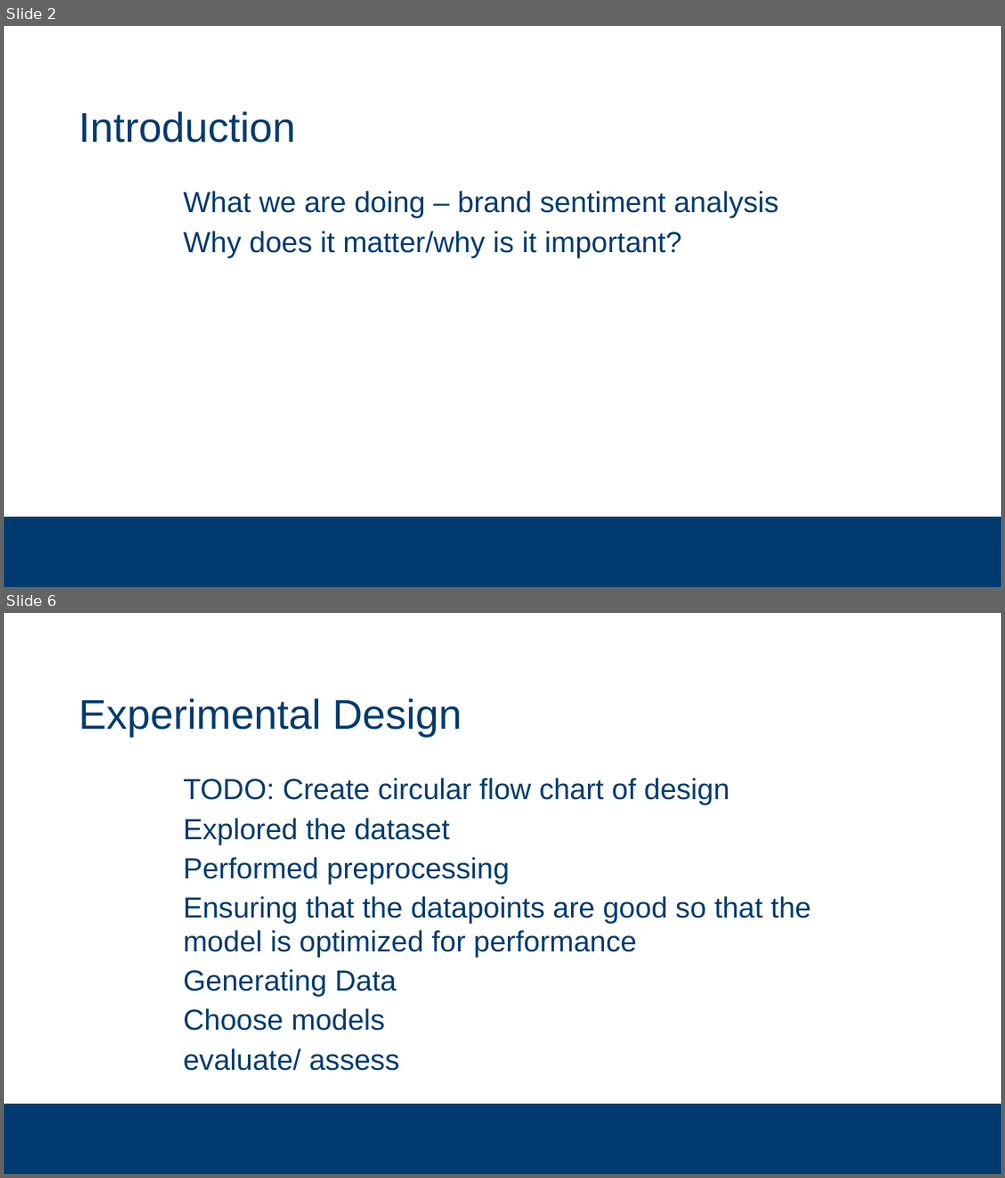
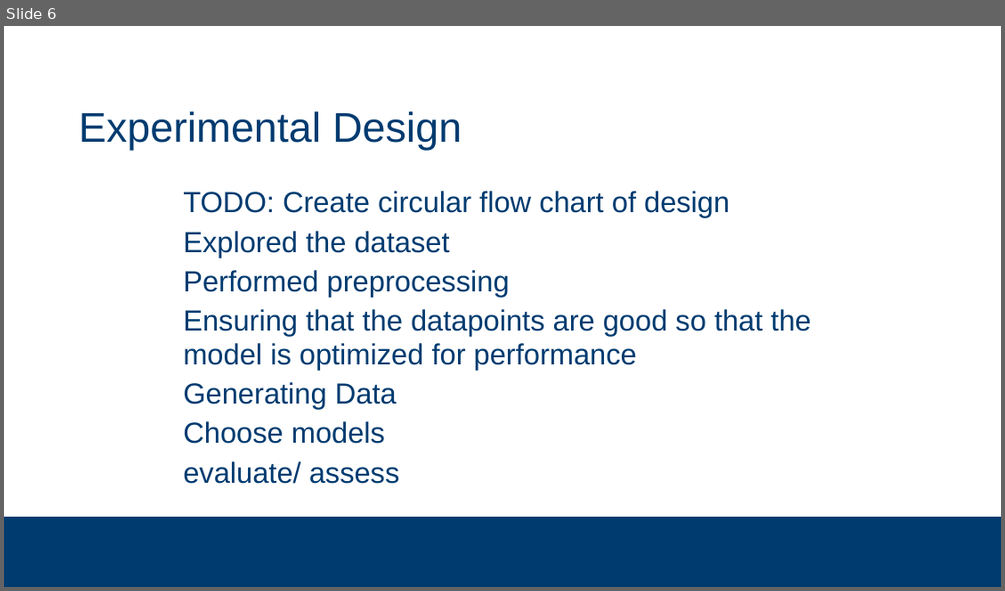
Before and after one commit to subsystem3/project, a slide deck: Final-Project-Team-2.pptx. Shown one above the other, each under a label of ours: slides 2 and 6 before the commit, slide 6 after it; the slides between them are not shown. The pictures are 1005x1178 and 1005x591 pixels, drawn with LibreOffice and Linux fonts; fonts in the diff are those of the drawing; background and template pictures are left out. Boxes give left, top, right and bottom in pixels: in the first picture for what was removed or moved away, otherwise in the second. Text is boxed around its words. In the diff, an @@ line names an element or a change of style, - is before the commit and + after.

```diff
--- a/Final-Project-Team-2.pptx
+++ b/Final-Project-Team-2.pptx
@@ slide 2 removed at (4,26,1001,587), background #FFFFFF; not listed: 1 template element that a slide beside it also shows @@
@@ title removed at (79,111,296,143) @@
-Introduction
@@ text removed at (183,191,779,257) @@
-  What we are doing – brand sentiment analysis
-  Why does it matter/why is it important?
```
Also in this commit, not shown: 8 slides changed, 1 slide added.
